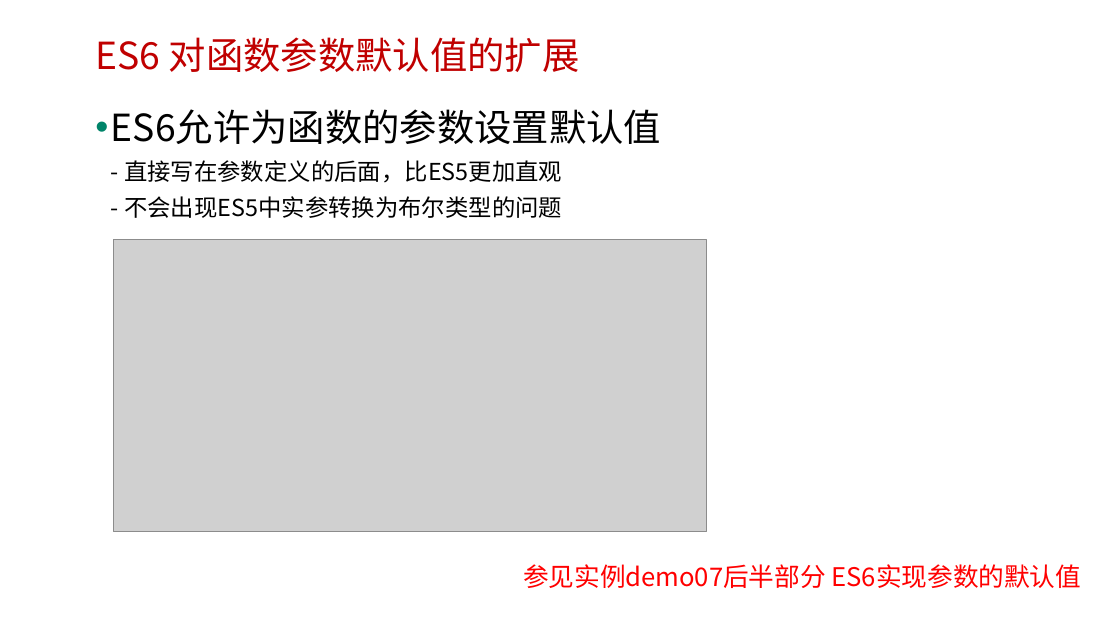
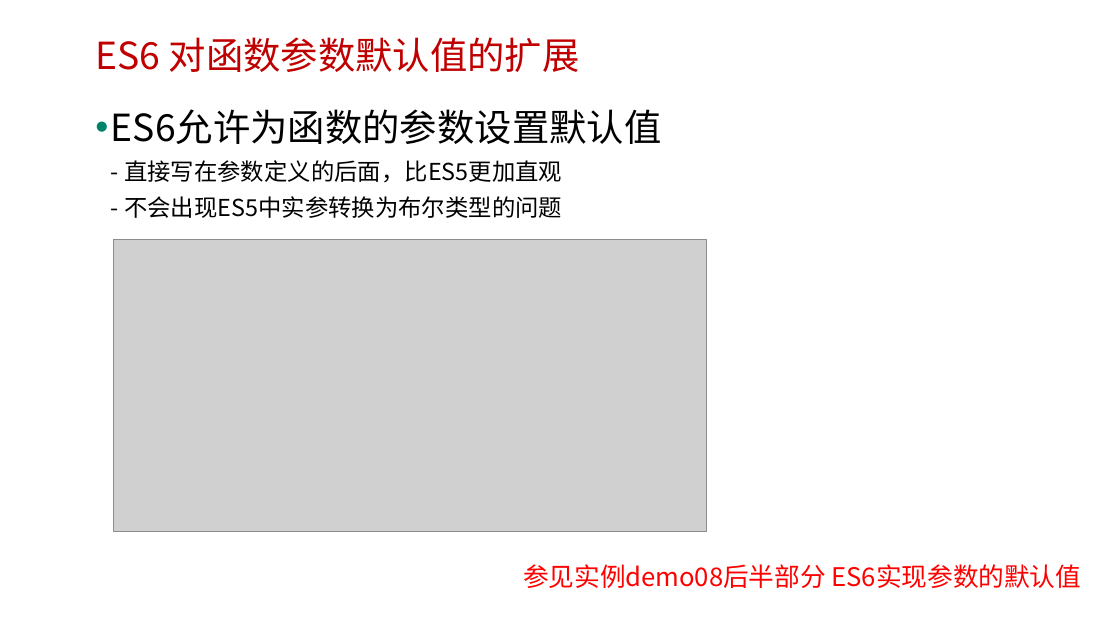
Before and after one commit to edu2act/course-javascript-advanced, a slide deck: slide 19 of 课程PPT/14.ECMAScript 6 二.pptx (slide 18 before the commit). Drawn at 1120x630 pixels with LibreOffice and Linux fonts; fonts in the diff are those of the drawing; grey boxes stand for pictures; background and template pictures are left out. Boxes give left, top, right and bottom in pixels: in the first picture for what was removed or moved away, otherwise in the second. Text is boxed around its words. In the diff, an @@ line names an element or a change of style, - is before the commit and + after.

```diff
--- a/课程PPT/14.ECMAScript 6 二.pptx
+++ b/课程PPT/14.ECMAScript 6 二.pptx
@@ text at bbox=[523, 564, 1082, 588]: text changed @@
-参见实例demo07后半部分 ES6实现参数的默认值
+参见实例demo08后半部分 ES6实现参数的默认值
```
Also in this commit, not shown: 13 other slides changed, 1 slide added, 8 other files.
